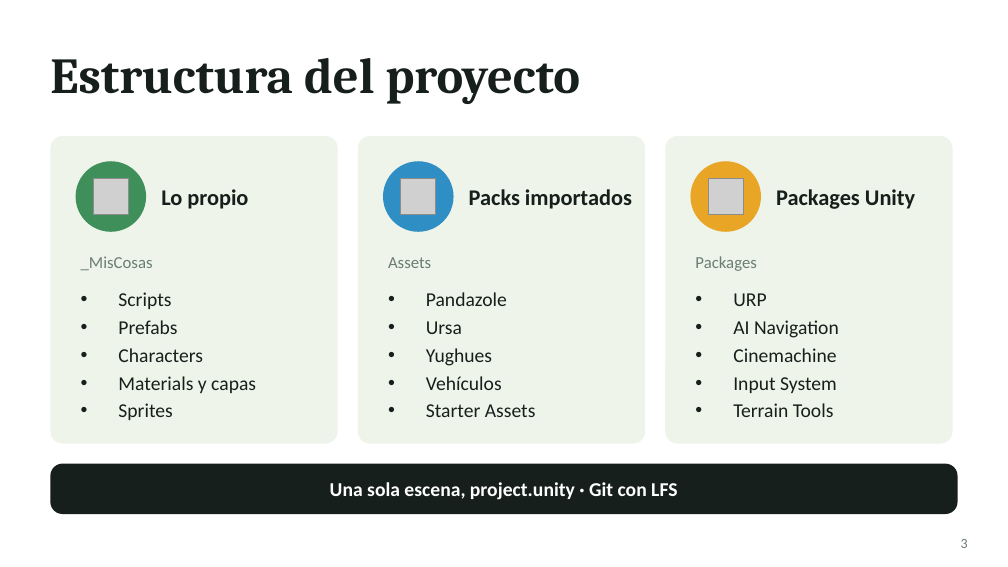
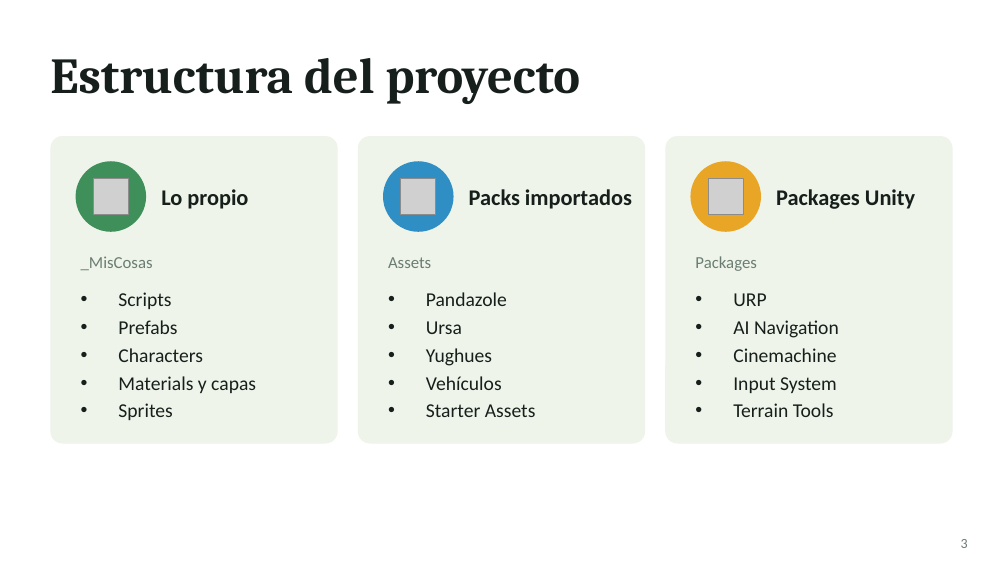
Before and after one commit to JorgeCarrascoF/SmartFarm, a slide deck: slide 3 of docs/Smart Farm - Presentación.pptx. Drawn at 1008x567 pixels with LibreOffice and Linux fonts; fonts in the diff are those of the drawing; grey boxes stand for pictures. Boxes give left, top, right and bottom in pixels: in the first picture for what was removed or moved away, otherwise in the second. Text is boxed around its words. In the diff, an @@ line names an element or a change of style, - is before the commit and + after.

```diff
--- a/docs/Smart Farm - Presentación.pptx
+++ b/docs/Smart Farm - Presentación.pptx
@@ rounded rectangle removed at (50,464,958,514) @@
@@ text removed at (330,482,677,500) @@
-Una sola escena, project.unity · Git con LFS
```
Also in this commit, not shown: 7 other slides changed, 2 other files.
